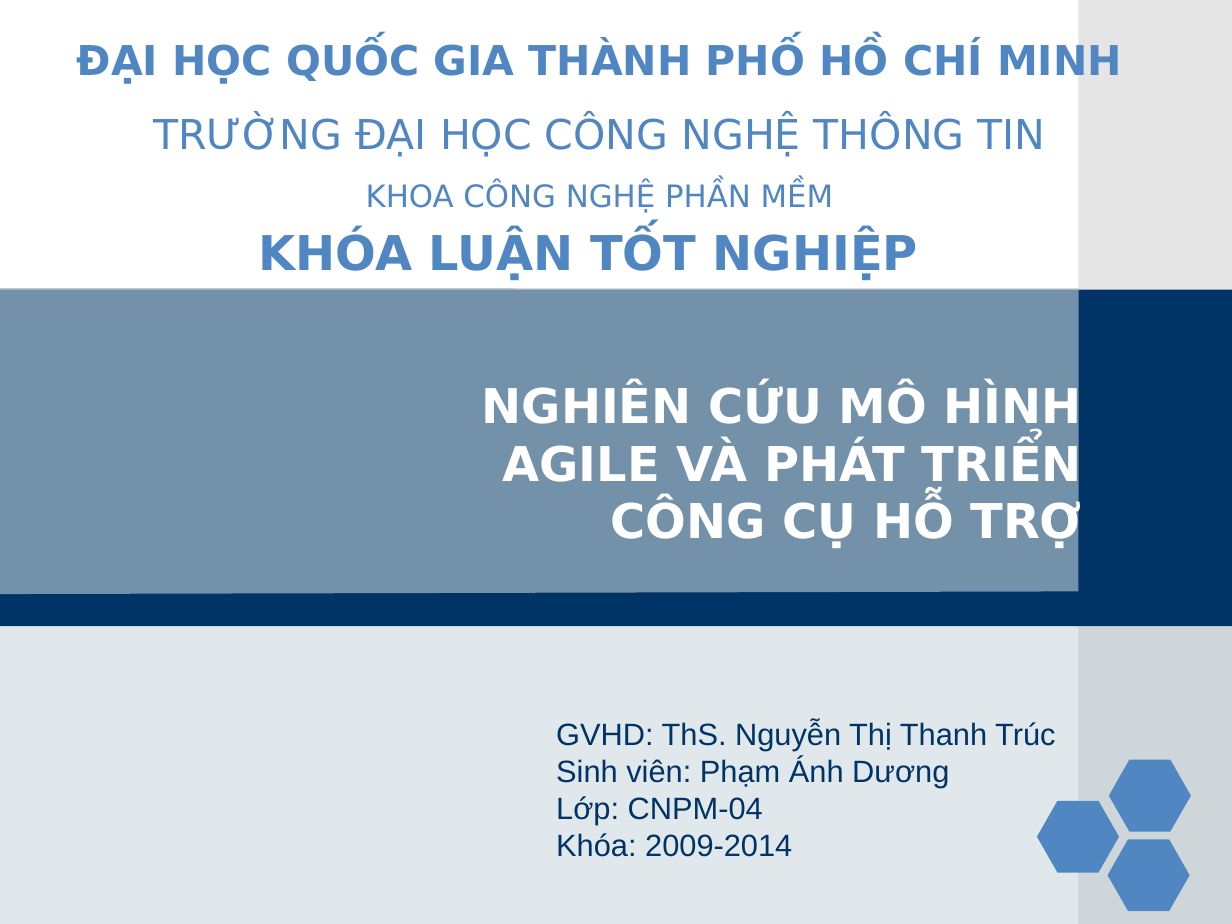
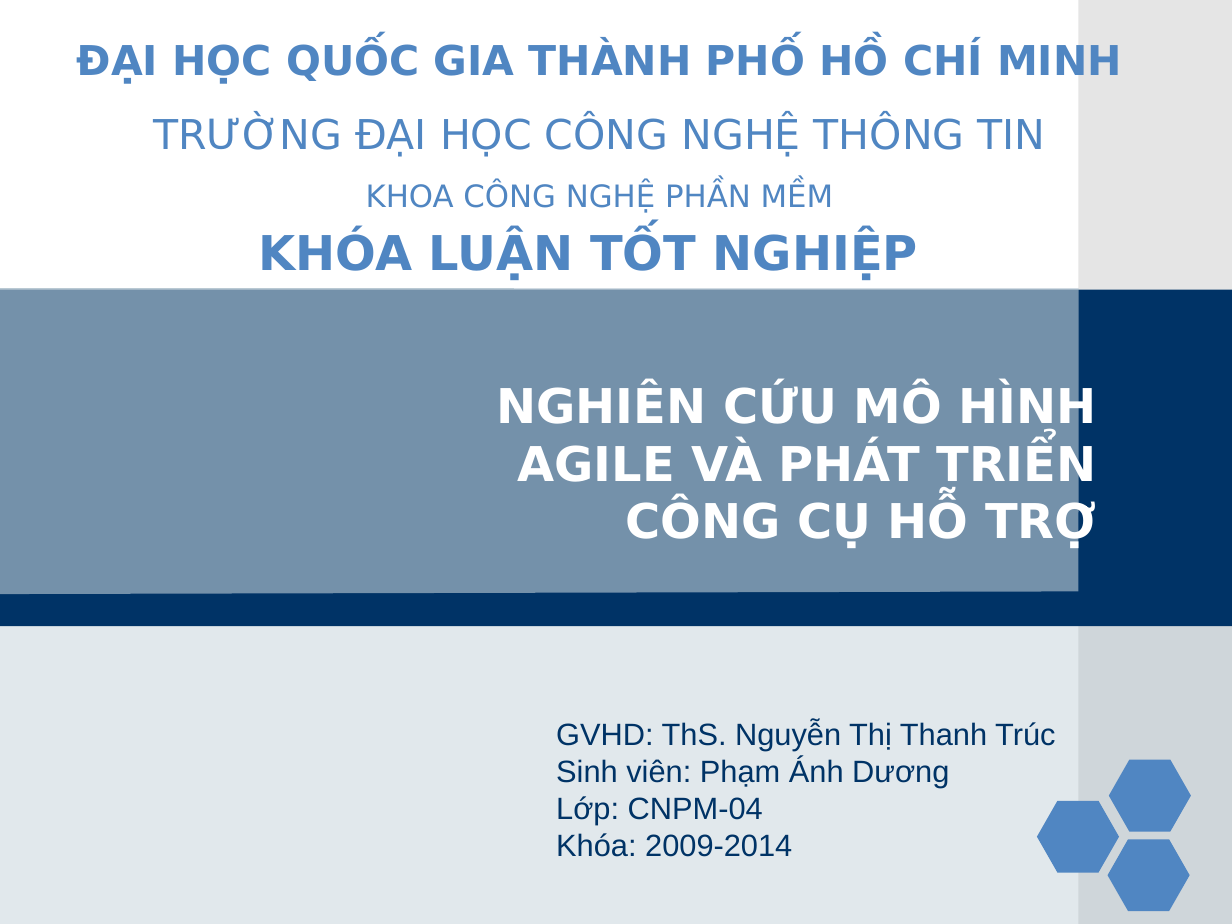
Before and after one commit to phamduong/graduation-project-agile-tool, a slide deck: slide 1 of Báo cáo/Slide bao cao.pptx. Drawn at 1232x924 pixels with LibreOffice and Linux fonts; fonts in the diff are those of the drawing; background and template pictures are left out. Boxes give left, top, right and bottom in pixels: in the first picture for what was removed or moved away, otherwise in the second. Text is boxed around its words. In the diff, an @@ line names an element or a change of style, - is before the commit and + after.

```diff
--- a/Báo cáo/Slide bao cao.pptx
+++ b/Báo cáo/Slide bao cao.pptx
@@ subtitle "NGHIÊN CỨU MÔ HÌNH AGILE ...": place and size @@
-subtitle "NGHIÊN CỨU MÔ HÌNH AGILE ..." at <box>482,384,1082,549</box>
+subtitle "NGHIÊN CỨU MÔ HÌNH AGILE ..." at <box>497,384,1097,549</box>
```
Also in this commit, not shown: 16 other slides changed, 24 other files.
